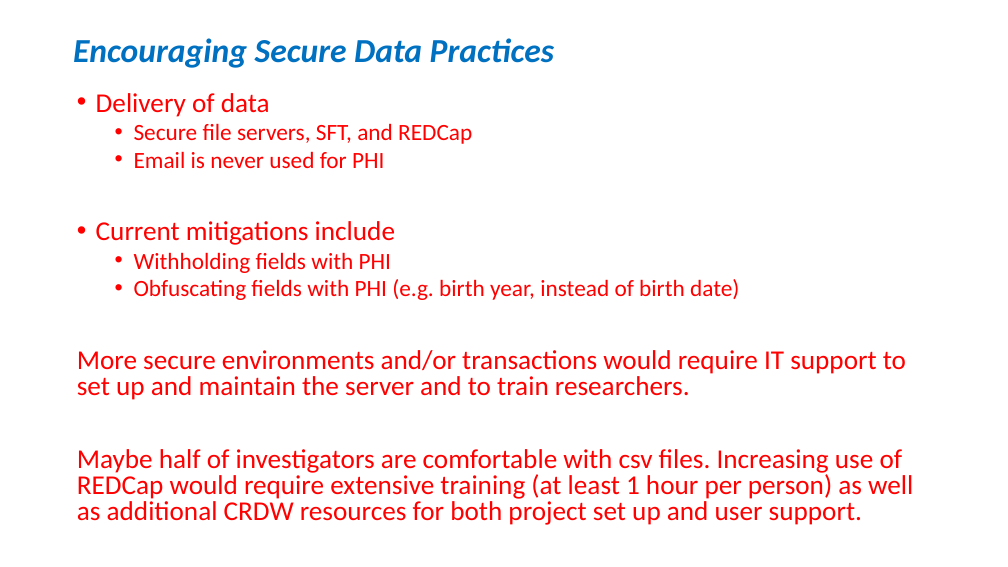
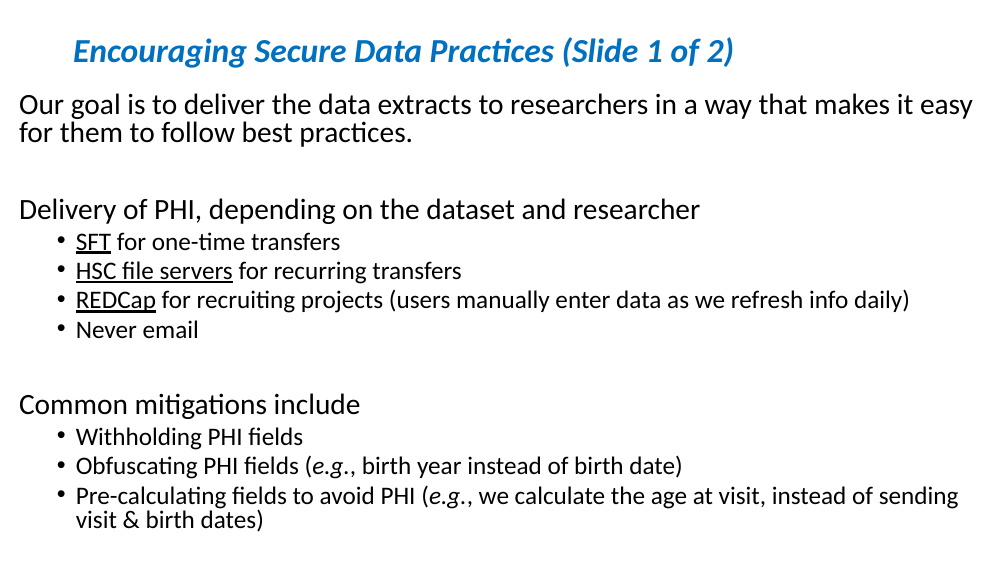
Before and after one commit to OuhscBbmc/prairie-outpost-public, a slide deck: slide 8 of publications/presentation-2021-03-aac/crdw-2021-03.pptx. Drawn at 1008x567 pixels with LibreOffice and Linux fonts; fonts in the diff are those of the drawing. Boxes give left, top, right and bottom in pixels: in the first picture for what was removed or moved away, otherwise in the second. Text is boxed around its words. In the diff, an @@ line names an element or a change of style, - is before the commit and + after.

Commit message:
Update crdw-2021-03.pptx

```diff
--- a/publications/presentation-2021-03-aac/crdw-2021-03.pptx
+++ b/publications/presentation-2021-03-aac/crdw-2021-03.pptx
@@ title at [73, 37, 734, 68]: text changed @@
-Encouraging Secure Data Practices
+Encouraging Secure Data Practices (Slide 1 of 2)
@@ text at [19, 93, 973, 532]: text changed; size 25.9 to 24 pt; text colour #FF0000 to #000000 @@
-• Delivery of data
-  • Secure file servers, SFT, and REDCap
-  • Email is never used for PHI
-• Current mitigations include
-  • Withholding fields with PHI
-  • Obfuscating fields with PHI (e.g. birth year, instead of birth date)
-More secure environments and/or transactions would require IT support to set up and maintain the server and to train researchers.
-Maybe half of investigators are comfortable with csv files. Increasing use of REDCap would require extensive training (at least 1 hour per person) as well as additional CRDW resources for both project set up and user support.
+Our goal is to deliver the data extracts to researchers in a way that makes it easy for them to follow best practices.
+Delivery of PHI, depending on the dataset and researcher
+  • SFT for one-time transfers
+  • HSC file servers for recurring transfers
+  • REDCap for recruiting projects (users manually enter data as we refresh info daily)
+  • Never email
+Common mitigations include
+  • Withholding PHI fields
+  • Obfuscating PHI fields (e.g., birth year instead of birth date)
+  • Pre-calculating fields to avoid PHI (e.g., we calculate the age at visit, instead of sending visit & birth dates)
```
Also in this commit, not shown: 1 slide added.
